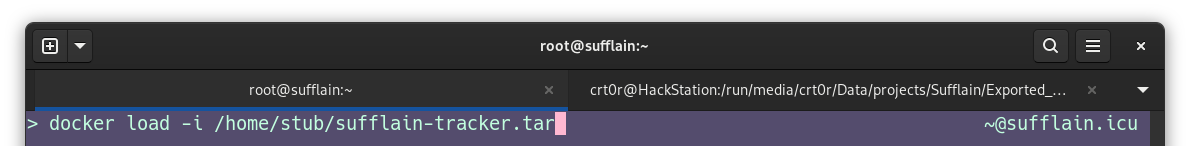
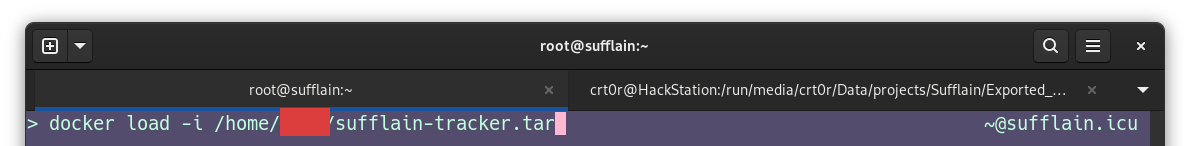
Comparing the layer stacks of the two (1190, 146) images. Changes:
added layer "Layer" above "5_load.png" over [280,108,330,136]